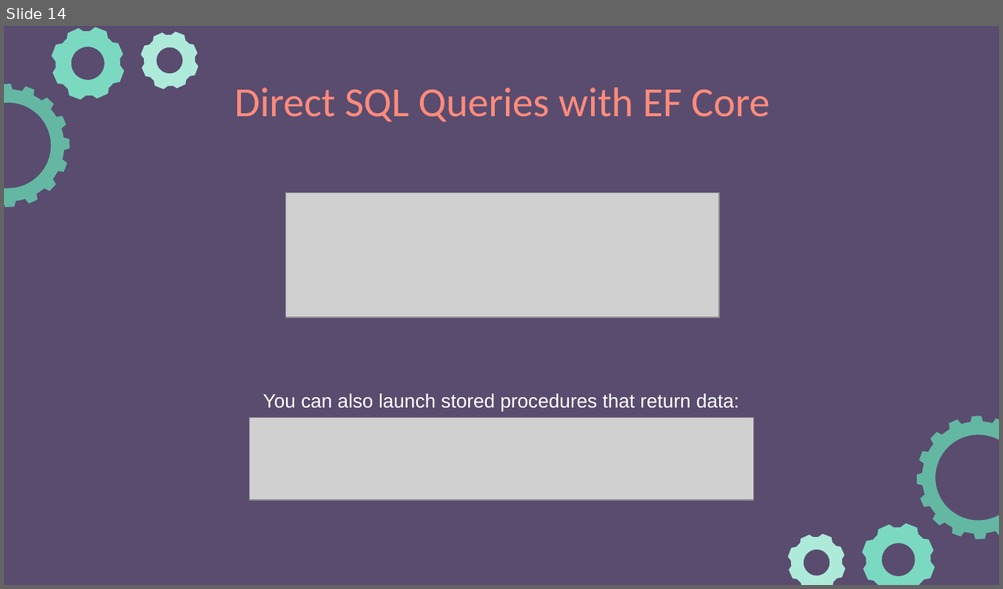
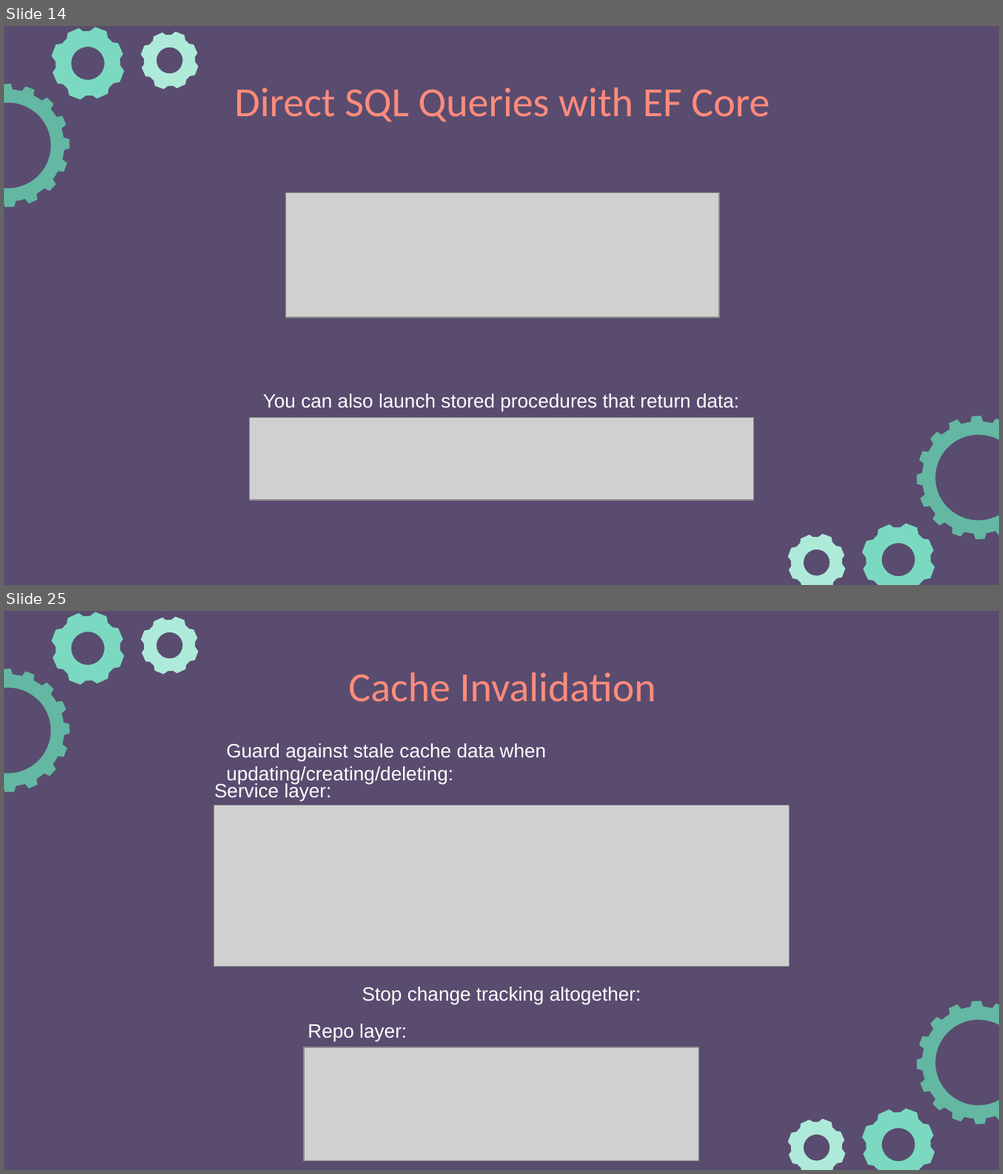
Before and after one commit to e-m-wilson/dotnet, a slide deck: Resources-Notes-Ppts/ASP-NET-Identity/ASPNET_Identity.pptx. Shown one above the other, each under a label of ours: slide 14 before the commit, slides 14 and 25 after it; the slides between them are not shown. The pictures are 1003x589 and 1003x1174 pixels, drawn with LibreOffice and Linux fonts; fonts in the diff are those of the drawing; grey boxes stand for pictures. Boxes give left, top, right and bottom in pixels: in the first picture for what was removed or moved away, otherwise in the second. Text is boxed around its words. In the diff, an @@ line names an element or a change of style, - is before the commit and + after.

```diff
--- a/Resources-Notes-Ppts/ASP-NET-Identity/ASPNET_Identity.pptx
+++ b/Resources-Notes-Ppts/ASP-NET-Identity/ASPNET_Identity.pptx
@@ slide 25 added at (4,611,999,1170), background #594C6F; not listed: 6 template elements that a slide beside it also shows @@
@@ title added at (348,672,656,702), 30 pt, text #FF8B7B @@
+Cache Invalidation
@@ text added at (226,743,546,785), 14 pt, text #FFFFFF @@
+Guard against stale cache data when updating/creating/deleting:
@@ text added at (214,782,332,802), 14 pt, text #FFFFFF @@
+Service layer:
@@ picture added at (214,805,788,966) @@
@@ text added at (362,987,641,1005), 14 pt, text #FFFFFF @@
+Stop change tracking altogether:
@@ text added at (307,1024,407,1042), 14 pt, text #FFFFFF @@
+Repo layer:
@@ picture added at (304,1048,698,1161) @@
```
Also in this commit, not shown: 1 slide changed, 12 other slides added.
